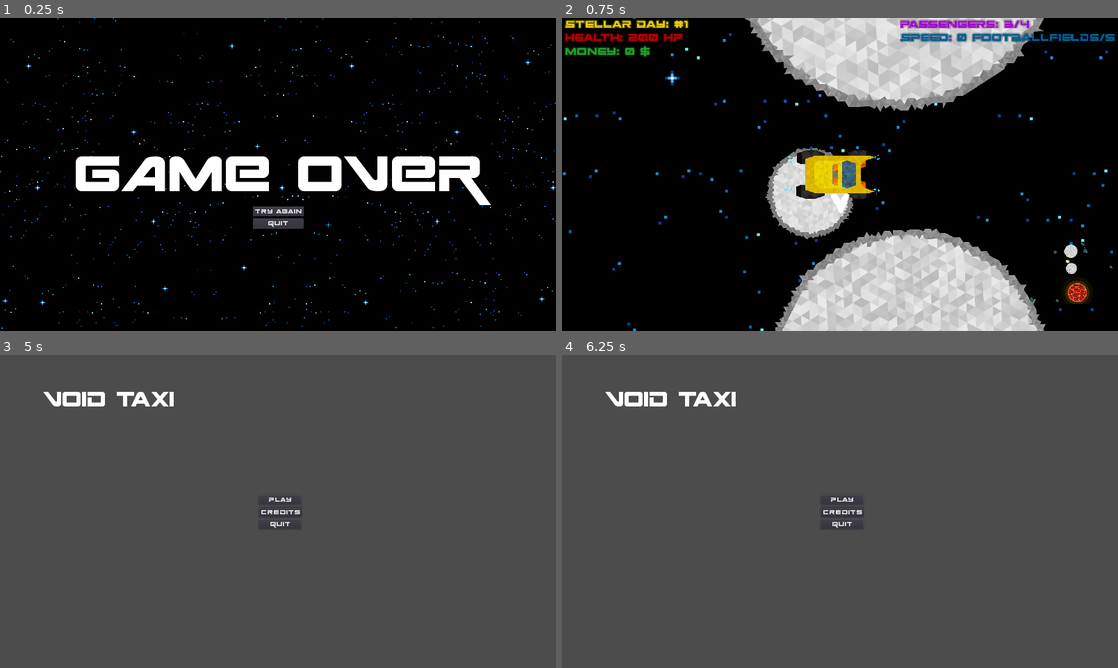
Above: before the commit, frames 1-4 (two rows, left to right).
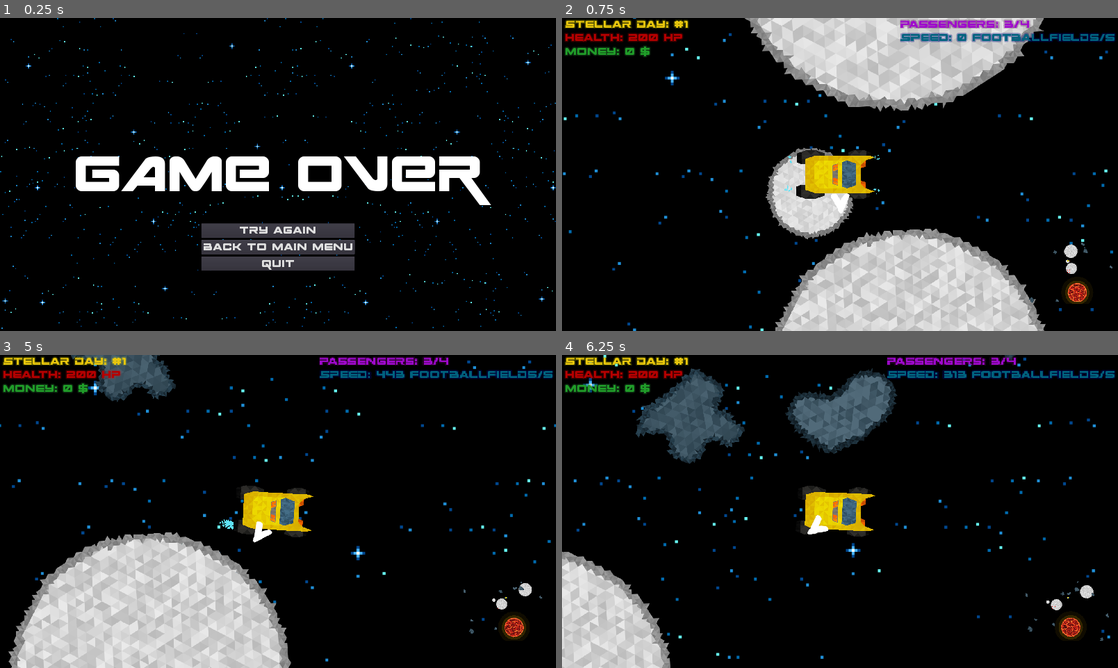
Above: after the commit, the same moments.

Repository: game-jam-team-gut/void-taxi
Game: Godot game, scene res://GameOver.tscn
The game is run twice, just before and just after one commit, with the same random seed, the same clock (stepped at 60 frames per second) and the same inputs. This scene is started directly instead of the project's main scene.
Inputs (mouse positions are in pixels of both pictures, inside the frame that each line leads up to):
- Up to frame 1 (0.25 s): no input
- Up to frame 2 (0.75 s): click "Try again" at 0.5 s
- Up to frame 3 (5 s): hold Right (ui_right) 1.28-2.03 s; hold Down (ui_down) 2.03-2.78 s; hold Right (ui_right) 2.78-3.53 s; hold Up (ui_up) 3.53-4.28 s; hold Left (ui_left) from 4.28 s (still down); tap Escape (ui_cancel) at 4.9 s
- Up to frame 4 (6.25 s): release Left (ui_left) at 5 s; click (840, 511) at 5 s, where only the run before the commit has a clickable "Credits"; click (840, 627) at 5.75 s, where only the run before the commit has a clickable "Back to Main Menu"

The runs differ from the first frame. In frame 1, 4.1% of the frame differs, in the area x 36-64%, y 60-81%; in frame 2, nothing differs; in frame 3, 99%, in the area x 0-100%, y 0-100%; in frame 4, 98%.

Commit message:
MainMenu, Credits and GameOver scenes improvements

Diff:
--- a/Credits.tscn
+++ b/Credits.tscn
@@ -13,7 +13,7 @@
 font_data = ExtResource( 2 )
 
 [sub_resource type="DynamicFont" id=3]
-size = 30
+size = 48
 font_data = ExtResource( 2 )
 
 [node name="Credits" type="Control"]
@@ -84,8 +84,8 @@
 }
 
 [node name="Button" type="Button" parent="VBoxContainer2"]
-margin_right = 323.0
-margin_bottom = 33.0
+margin_right = 514.0
+margin_bottom = 49.0
 custom_fonts/font = SubResource( 3 )
 custom_colors/font_color_disabled = Color( 1, 1, 1, 1 )
 text = "Back to Main Menu"
--- a/GameOver.tscn
+++ b/GameOver.tscn
@@ -9,11 +9,15 @@
 font_data = ExtResource( 2 )
 
 [sub_resource type="DynamicFont" id=2]
-size = 30
+size = 48
 font_data = ExtResource( 2 )
 
 [sub_resource type="DynamicFont" id=3]
-size = 30
+size = 48
+font_data = ExtResource( 2 )
+
+[sub_resource type="DynamicFont" id=4]
+size = 48
 font_data = ExtResource( 2 )
 
 [node name="GameOver" type="Control"]
@@ -48,7 +52,7 @@
 
 [node name="VBoxContainer2" type="VBoxContainer" parent="."]
 margin_left = 960.0
-margin_top = 1040.0
+margin_top = 1240.0
 margin_right = 960.0
 margin_bottom = 340.0
 grow_horizontal = 2
@@ -58,32 +62,41 @@
 }
 
 [node name="PlayButton" type="Button" parent="VBoxContainer2"]
-margin_right = 171.0
-margin_bottom = 33.0
+margin_right = 640.0
+margin_bottom = 49.0
 custom_fonts/font = SubResource( 2 )
 text = "Try again"
 
 [node name="MarginContainer" type="MarginContainer" parent="VBoxContainer2"]
-margin_top = 37.0
-margin_right = 171.0
-margin_bottom = 37.0
+margin_top = 53.0
+margin_right = 640.0
+margin_bottom = 53.0
 
-[node name="Quit" type="Button" parent="VBoxContainer2"]
-margin_top = 41.0
-margin_right = 171.0
-margin_bottom = 74.0
+[node name="MainMenuButton" type="Button" parent="VBoxContainer2"]
+margin_top = 57.0
+margin_right = 640.0
+margin_bottom = 106.0
 custom_fonts/font = SubResource( 3 )
+custom_colors/font_color_disabled = Color( 1, 1, 1, 1 )
+text = "Back to Main Menu"
+
+[node name="MarginContainer2" type="MarginContainer" parent="VBoxContainer2"]
+margin_top = 110.0
+margin_right = 640.0
+margin_bottom = 110.0
+__meta__ = {
+"_edit_use_anchors_": false
+}
+
+[node name="QuitButton" type="Button" parent="VBoxContainer2"]
+margin_top = 114.0
+margin_right = 640.0
+margin_bottom = 163.0
+custom_fonts/font = SubResource( 4 )
 text = "Quit"
 __meta__ = {
 "_edit_use_anchors_": false
 }
-
-[node name="MarginContainer2" type="MarginContainer" parent="VBoxContainer2"]
-margin_top = 78.0
-margin_right = 171.0
-margin_bottom = 78.0
-__meta__ = {
-"_edit_use_anchors_": false
-}
 [connection signal="pressed" from="VBoxContainer2/PlayButton" to="." method="_on_PlayButton_pressed"]
-[connection signal="pressed" from="VBoxContainer2/Quit" to="." method="_on_Quit_pressed"]
+[connection signal="pressed" from="VBoxContainer2/MainMenuButton" to="." method="_on_Button_pressed"]
+[connection signal="pressed" from="VBoxContainer2/QuitButton" to="." method="_on_Quit_pressed"]
--- a/GameOver/GameOver.gd
+++ b/GameOver/GameOver.gd
@@ -1,10 +1,10 @@
 extends Control
-
-
 
 func _on_PlayButton_pressed():
 	get_tree().change_scene("res://Main.tscn")
 
+func _on_Button_pressed():
+	get_tree().change_scene("res://MainMenu.tscn")
 
 func _on_Quit_pressed():
 	get_tree().quit()
--- a/MainMenu.tscn
+++ b/MainMenu.tscn
@@ -5,75 +5,88 @@
 [ext_resource path="res://MainMenu/MainMenuTitleFont.tres" type="DynamicFont" id=3]
 
 [node name="MainMenu" type="Control"]
-anchor_right = 1.0
-anchor_bottom = 1.0
 script = ExtResource( 1 )
 __meta__ = {
 "_edit_use_anchors_": false
 }
 
-[node name="Label" type="Label" parent="."]
-margin_left = 147.555
-margin_top = 109.293
-margin_right = 630.555
-margin_bottom = 198.293
+[node name="Sprite" type="Sprite" parent="."]
+position = Vector2( 960, 540 )
+texture = ExtResource( 4 )
+
+[node name="VBoxContainer" type="VBoxContainer" parent="."]
+margin_left = 960.0
+margin_top = 540.0
+margin_right = 960.0
+margin_bottom = 540.0
+grow_horizontal = 2
+grow_vertical = 2
+__meta__ = {
+"_edit_use_anchors_": false
+}
+
+[node name="Label" type="Label" parent="VBoxContainer"]
+margin_right = 1160.0
+margin_bottom = 213.0
 custom_fonts/font = ExtResource( 3 )
 text = "Void taxi"
 __meta__ = {
 "_edit_use_anchors_": false
 }
 
-[node name="VBoxContainer" type="VBoxContainer" parent="."]
+[node name="VBoxContainer2" type="VBoxContainer" parent="."]
 anchor_left = 0.5
 anchor_top = 0.5
 anchor_right = 0.5
 anchor_bottom = 0.5
-margin_left = -67.5
-margin_top = -57.5
-margin_right = 67.5
-margin_bottom = 57.5
+margin_left = 960.0
+margin_top = 1240.0
+margin_right = 960.0
+margin_bottom = 340.0
+grow_horizontal = 2
+grow_vertical = 2
 __meta__ = {
 "_edit_use_anchors_": false
 }
 
-[node name="PlayButton" type="Button" parent="VBoxContainer"]
-margin_right = 135.0
-margin_bottom = 33.0
+[node name="PlayButton" type="Button" parent="VBoxContainer2"]
+margin_right = 262.0
+margin_bottom = 49.0
 custom_fonts/font = ExtResource( 2 )
 text = "Play"
 __meta__ = {
 "_edit_use_anchors_": false
 }
 
-[node name="MarginContainer" type="MarginContainer" parent="VBoxContainer"]
-margin_top = 37.0
-margin_right = 135.0
-margin_bottom = 37.0
+[node name="MarginContainer" type="MarginContainer" parent="VBoxContainer2"]
+margin_top = 53.0
+margin_right = 262.0
+margin_bottom = 53.0
 
-[node name="CreditsButton" type="Button" parent="VBoxContainer"]
-margin_top = 41.0
-margin_right = 135.0
-margin_bottom = 74.0
+[node name="CreditsButton" type="Button" parent="VBoxContainer2"]
+margin_top = 57.0
+margin_right = 262.0
+margin_bottom = 106.0
 custom_fonts/font = ExtResource( 2 )
 text = "Credits"
 __meta__ = {
 "_edit_use_anchors_": false
 }
 
-[node name="MarginContainer2" type="MarginContainer" parent="VBoxContainer"]
-margin_top = 78.0
-margin_right = 135.0
-margin_bottom = 78.0
+[node name="MarginContainer2" type="MarginContainer" parent="VBoxContainer2"]
+margin_top = 110.0
+margin_right = 262.0
+margin_bottom = 110.0
 
-[node name="QuitButton" type="Button" parent="VBoxContainer"]
-margin_top = 82.0
-margin_right = 135.0
-margin_bottom = 115.0
+[node name="QuitButton" type="Button" parent="VBoxContainer2"]
+margin_top = 114.0
+margin_right = 262.0
+margin_bottom = 163.0
 custom_fonts/font = ExtResource( 2 )
 text = "Quit"
 __meta__ = {
 "_edit_use_anchors_": false
 }
-[connection signal="pressed" from="VBoxContainer/PlayButton" to="." method="_on_Button_pressed"]
-[connection signal="pressed" from="VBoxContainer/CreditsButton" to="." method="_on_CreditsButton_pressed"]
-[connection signal="pressed" from="VBoxContainer/QuitButton" to="." method="_on_QuitButton_pressed"]
+[connection signal="pressed" from="VBoxContainer2/PlayButton" to="." method="_on_Button_pressed"]
+[connection signal="pressed" from="VBoxContainer2/CreditsButton" to="." method="_on_CreditsButton_pressed"]
+[connection signal="pressed" from="VBoxContainer2/QuitButton" to="." method="_on_QuitButton_pressed"]
--- a/MainMenu/MainMenuNormalFont.tres
+++ b/MainMenu/MainMenuNormalFont.tres
@@ -3,5 +3,5 @@
 [ext_resource path="res://spaceranger.ttf" type="DynamicFontData" id=1]
 
 [resource]
-size = 30
+size = 48
 font_data = ExtResource( 1 )
--- a/MainMenu/MainMenuTitleFont.tres
+++ b/MainMenu/MainMenuTitleFont.tres
@@ -3,5 +3,5 @@
 [ext_resource path="res://spaceranger.ttf" type="DynamicFontData" id=1]
 
 [resource]
-size = 100
+size = 240
 font_data = ExtResource( 1 )
Not shown: 1 places in GameOver.tscn that only renumber resources
